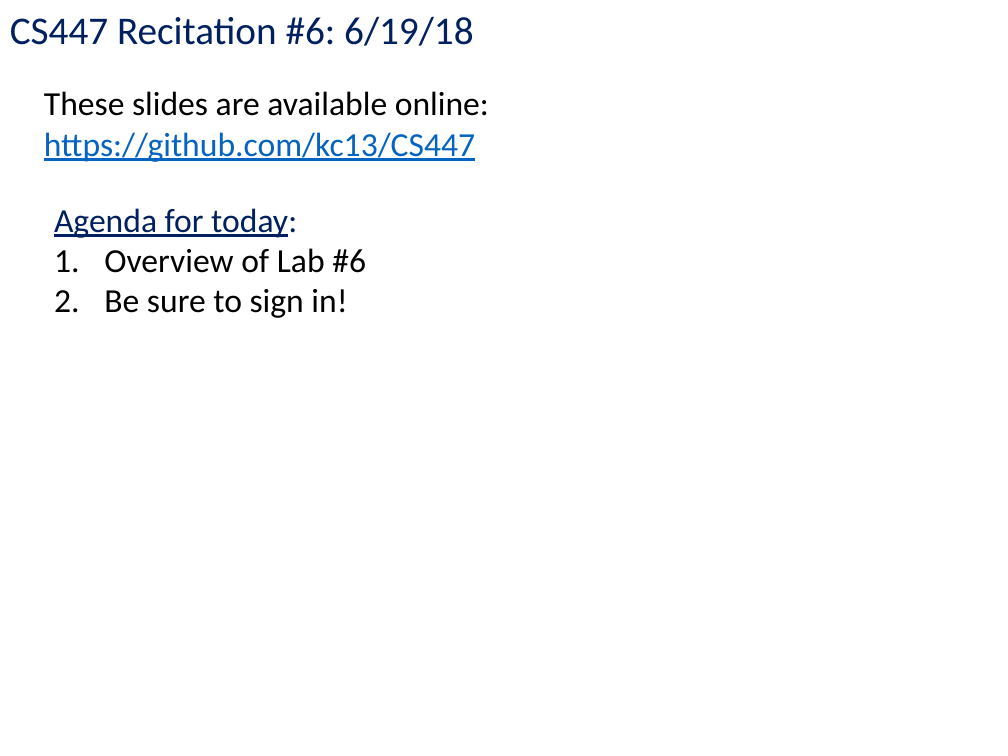
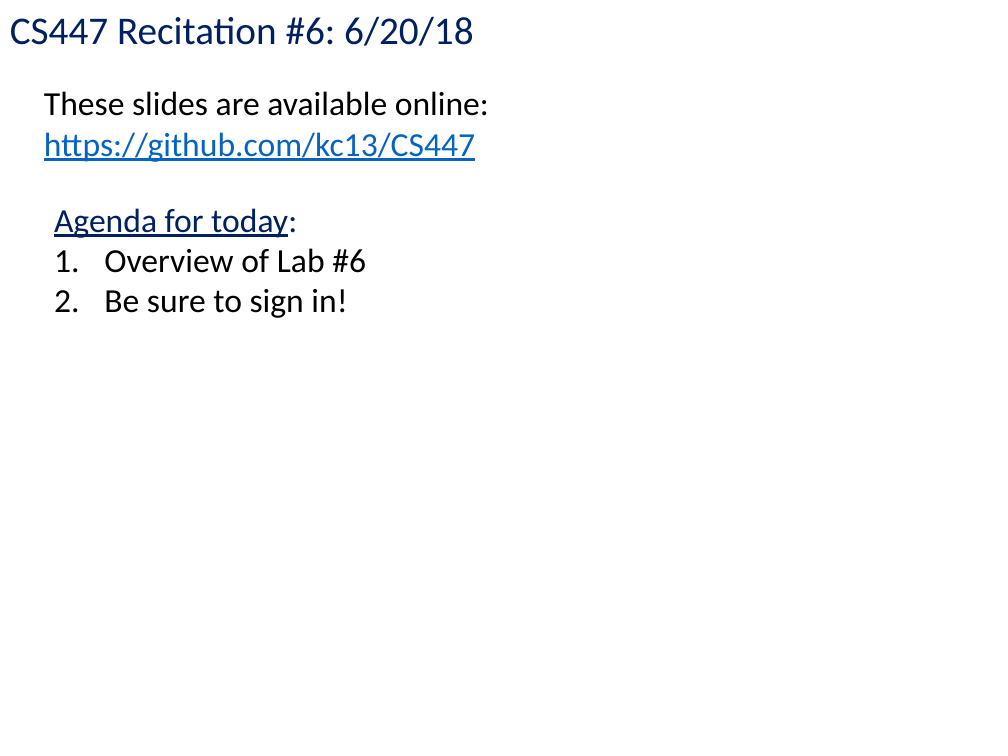
Before and after one commit to kc13/CS447_2018, a slide deck: slide 1 of cs447tk_lab6.pptx. Drawn at 1008x756 pixels with LibreOffice and Linux fonts; fonts in the diff are those of the drawing. Boxes give left, top, right and bottom in pixels: in the first picture for what was removed or moved away, otherwise in the second. Text is boxed around its words. In the diff, an @@ line names an element or a change of style, - is before the commit and + after.

Commit message:
corrected date

```diff
--- a/cs447tk_lab6.pptx
+++ b/cs447tk_lab6.pptx
@@ text at box(10, 16, 473, 46): text changed @@
-CS447 Recitation #6: 6/19/18
+CS447 Recitation #6: 6/20/18
```
